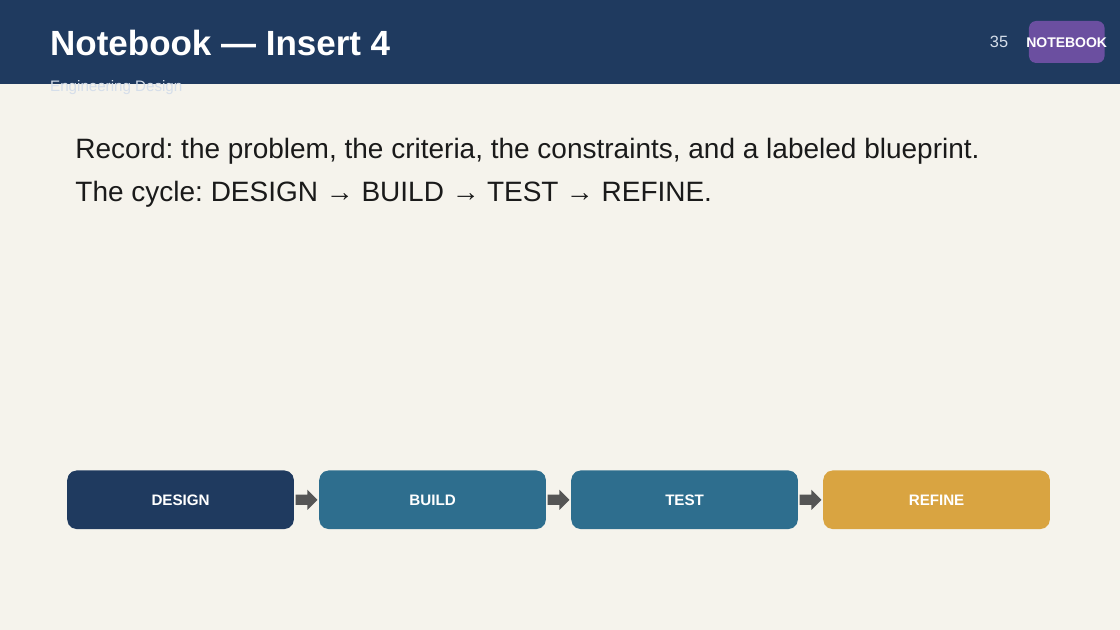
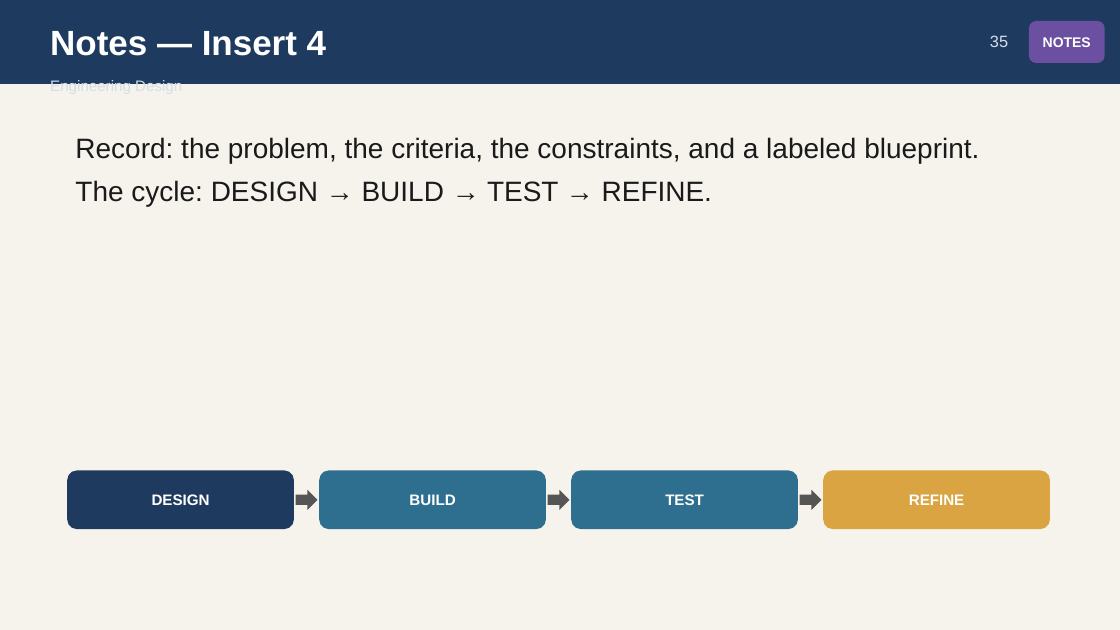
Before and after one commit to owenreagan-cyber/grade-4-energy-transfer-transformation, a slide deck: slide 35 of production/releases/chapter-06/06-ch6-energy-transformations-slides.pptx. Drawn at 1120x630 pixels with LibreOffice and Linux fonts; fonts in the diff are those of the drawing. Boxes give left, top, right and bottom in pixels: in the first picture for what was removed or moved away, otherwise in the second. Text is boxed around its words. In the diff, an @@ line names an element or a change of style, - is before the commit and + after.

```diff
--- a/production/releases/chapter-06/06-ch6-energy-transformations-slides.pptx
+++ b/production/releases/chapter-06/06-ch6-energy-transformations-slides.pptx
@@ text at box(50, 31, 326, 56): text changed @@
-Notebook — Insert 4
+Notes — Insert 4
@@ text in rounded rectangle at box(1043, 37, 1091, 47): text changed @@
-NOTEBOOK
+NOTES
```
Also in this commit, not shown: 8 other slides changed, 10 other files.
